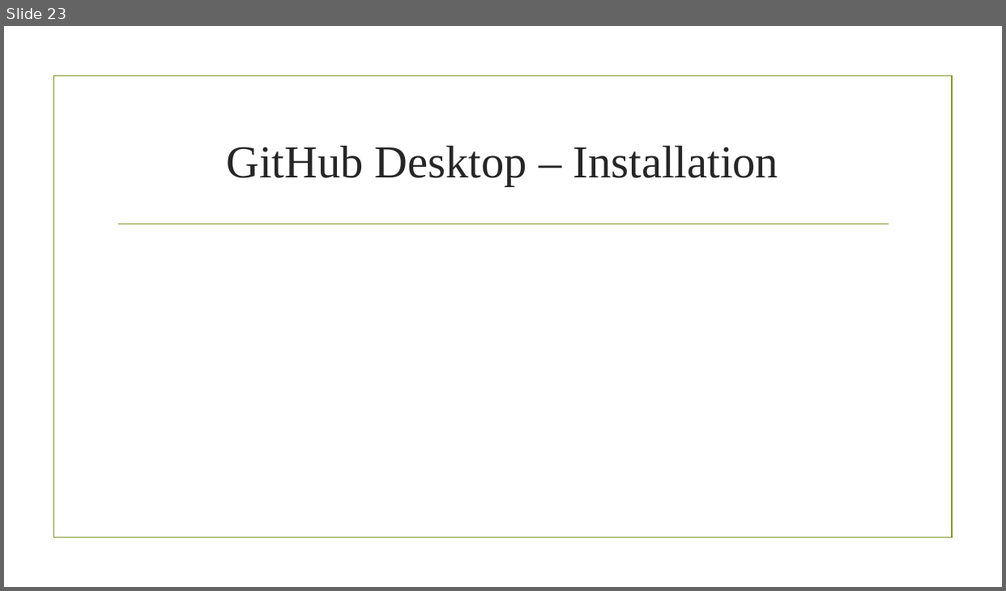
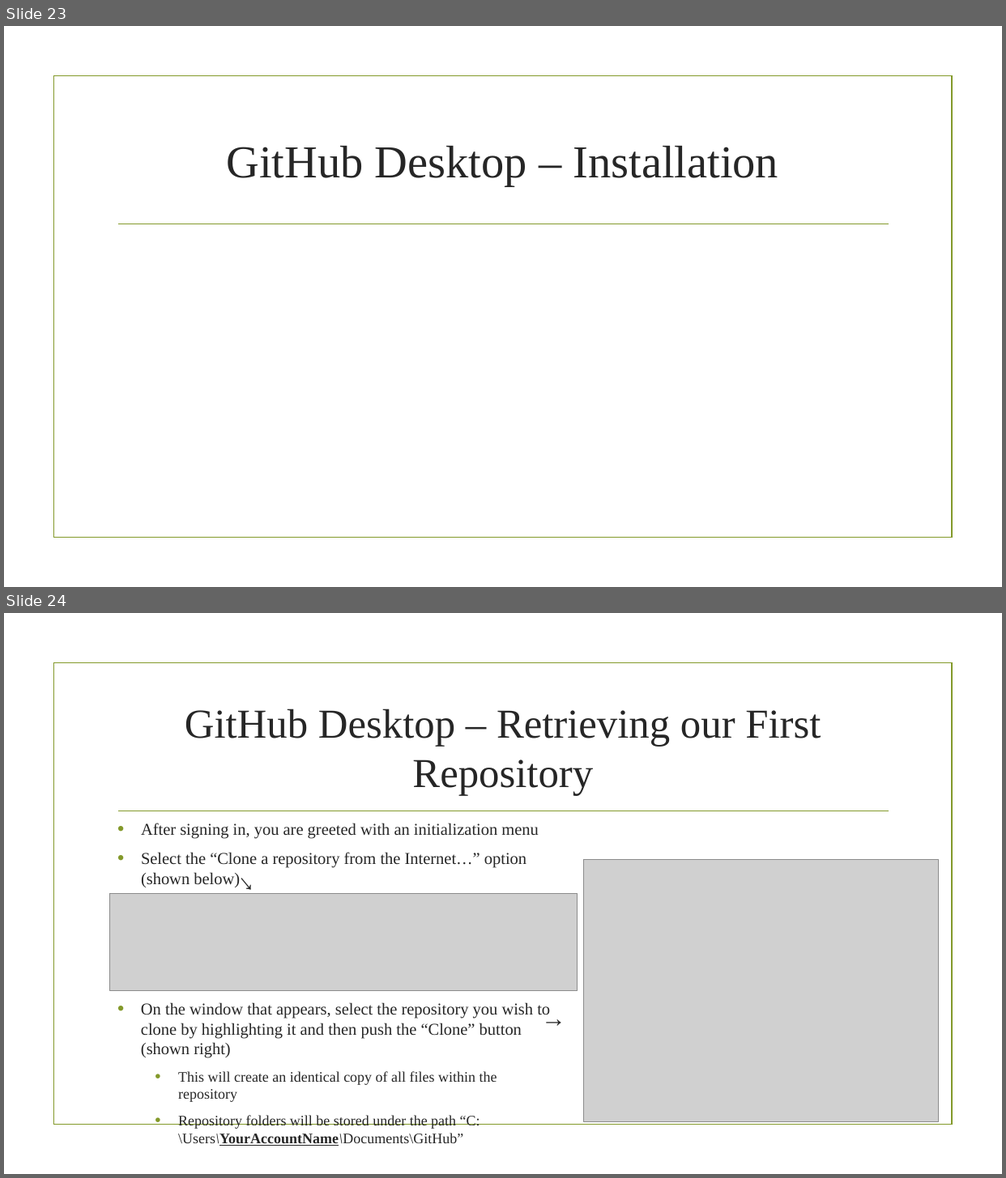
Before and after one commit to trmasher/Powerpoint_Informationals, a slide deck: Using R Notebook with Version Control.pptx. Shown one above the other, each under a label of ours: slide 23 before the commit, slides 23 and 24 after it. The pictures are 1006x591 and 1006x1178 pixels, drawn with LibreOffice and Linux fonts; fonts in the diff are those of the drawing; grey boxes stand for pictures; background and template pictures are left out. Boxes give left, top, right and bottom in pixels: in the first picture for what was removed or moved away, otherwise in the second. Text is boxed around its words. In the diff, an @@ line names an element or a change of style, - is before the commit and + after.

Commit message:
Added Section "GitHub Desktop"
Added several new slides explaining how to work with your GitHub account remotely using GitHub desktop.

```diff
--- a/Using R Notebook with Version Control.pptx
+++ b/Using R Notebook with Version Control.pptx
@@ slide 24 added at <box>4,613,1002,1174</box>, background picture (left out); not listed: 2 template elements that a slide beside it also shows @@
@@ title added at <box>185,709,820,796</box>, 39.6 pt, text #262626 @@
+GitHub Desktop – Retrieving our First Repository
@@ text added at <box>141,823,538,888</box>, 16 pt, text #262626 @@
+• After signing in, you are greeted with an initialization menu
+• Select the “Clone a repository from the Internet…” option (shown below)
@@ text added at <box>220,854,276,909</box>, 24 pt, text #262626 @@
+→
@@ picture added at <box>583,860,938,1122</box> @@
@@ picture added at <box>110,894,578,991</box> @@
@@ text added at <box>534,999,572,1041</box>, 24 pt, text #262626 @@
+→
@@ text added at <box>141,1003,550,1129</box>, 14 pt, text #262626 @@
+• On the window that appears, select the repository you wish to clone by highlighting it and then push the “Clone” button (shown right)
+  • This will create an identical copy of all files within the repository
+  • Repository folders will be stored under the path “C:\Users\YourAccountName\Documents\GitHub”
```
Also in this commit, not shown: 1 slide changed, 1 other slide added, 1 other file.
